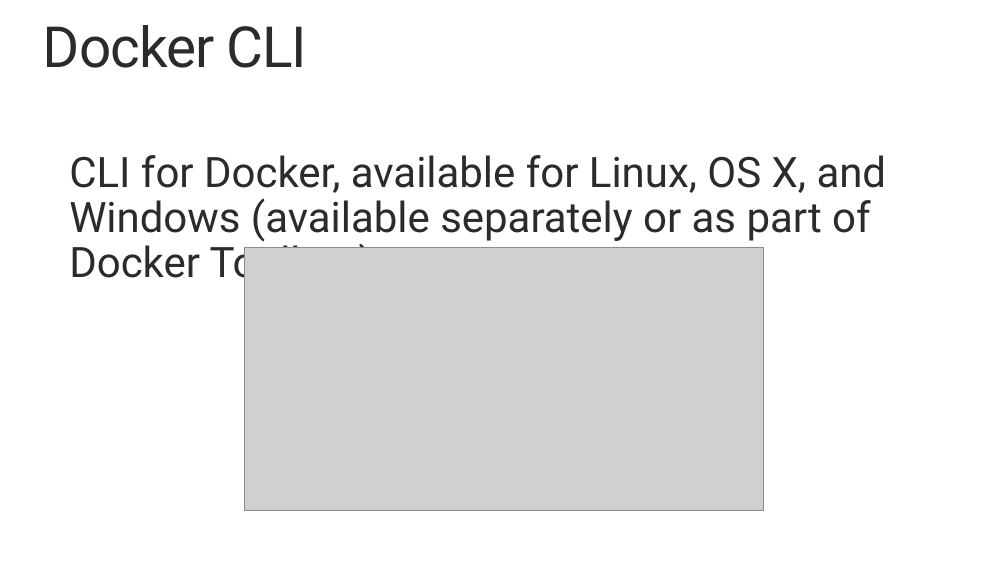
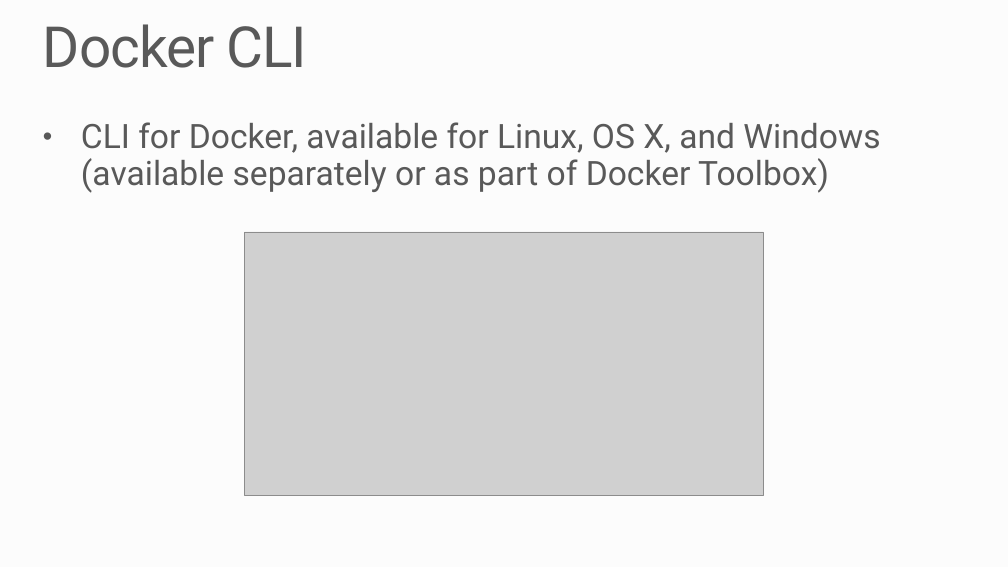
Before and after one commit to MSRConnections/Azure-training-course, a slide deck: slide 5 of Content/Container Service/Azure Container Service.pptx. Drawn at 1008x567 pixels with LibreOffice and Linux fonts; fonts in the diff are those of the drawing; grey boxes stand for pictures; background and template pictures are left out. Boxes give left, top, right and bottom in pixels: in the first picture for what was removed or moved away, otherwise in the second. Text is boxed around its words. In the diff, an @@ line names an element or a change of style, - is before the commit and + after.

```diff
--- a/Content/Container Service/Azure Container Service.pptx
+++ b/Content/Container Service/Azure Container Service.pptx
@@ background #FFFFFF to #FCFCFC @@
@@ title "Docker CLI" at [43,24,307,68]: text colour #292929 to #595959 @@
@@ text "CLI for Docker, available for ...": place and size @@
-text "CLI for Docker, available for ..." at [69,155,887,288]
+text "CLI for Docker, available for ..." at [81,122,880,193]
@@ text "CLI for Docker, available for ..." at [81,122,880,193]: size 40 to 32 pt, text colour #292929 to #595959; bullet none to •; less space between paragraphs @@
@@ picture: place and size @@
-picture at [244,248,763,511]
+picture at [244,232,763,495]
```
Also in this commit, not shown: 8 other slides changed.
